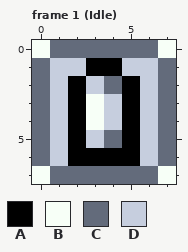
A pixel-art file gets an edit: res/sprites/ammo.aseprite. This is how it looked before the edit.
8x8 pixels, 1 frame. Shown: frame 1 (Idle). The commit also changed other frames, which this record leaves out.
Palette (. is transparent): A #000000  B #f7fff7  C #636b7b  D #c6cede
Pixels before, frame 1 (Idle), first column x 0:
0 BCCCCCCB
1 CDDAADDC
2 CDADCADC
3 CDABDADC
4 CDABDADC
5 CDADCADC
6 CDAAAADC
7 BCCCCCCB
Now the later version:
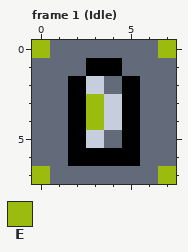
Colours new in this view: E #9bbc0f
What changed:
layer "Layer 1" added
Frame 1 (Idle), layers "Layer 1", "Background":
Colour C replaces colour D in row 1 at x 1 to 2 and 5 to 6; in rows 2 to 6 at x 1 and 6.
Colour E replaces colour B in row 0 at x 0 and 7; in rows 3 to 4 at x 3; in row 7 at x 0 and 7.
Boxes around the changes in both pictures, in picture pixels (x1, y1, x2, y2):
changed: (32, 40, 176, 184)
